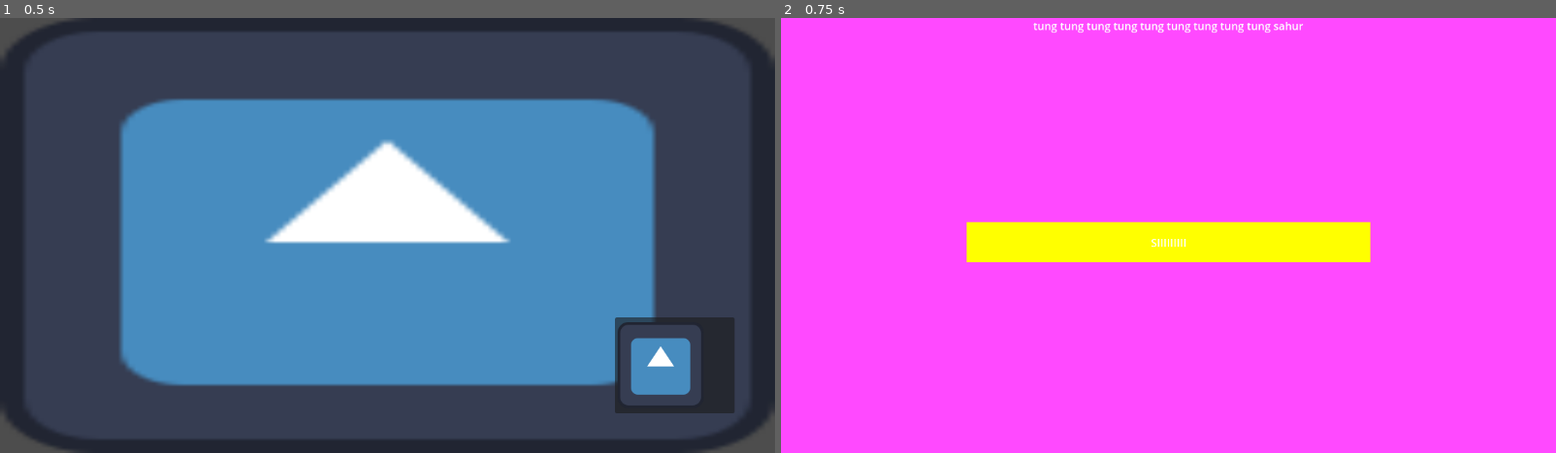
Above: before the commit, frames 1-2 (left to right).
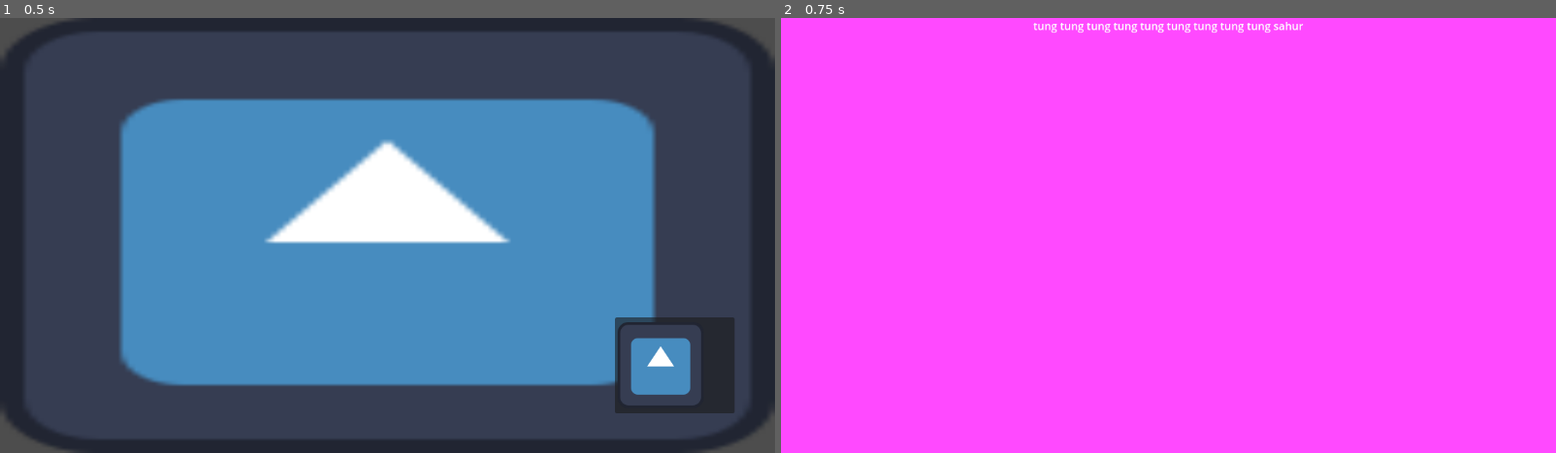
Above: after the commit, the same moments.

Repository: FedericoRigolon/LoSapeviChe
Game: Godot game, scene res://scenes/main.tscn
Two runs of this game, one before a commit and one after it. Both use one fixed random seed, a clock stepped at 60 frames per second and the inputs below. The engine's default icon, where the game draws it, is replaced by a stand-in: a white triangle on a blue panel in a dark square.
Inputs (mouse positions are in pixels of both pictures, inside the frame that each line leads up to):
- Up to frame 1 (0.5 s): no input
- Up to frame 2 (0.75 s): click (1455, 366) at 0.5 s

Frame 1 is identical in both runs. In frame 2, 4.9% of the frame differs, in the area x 23-77%, y 46-57%.
Error before the commit: Attempt to call function 'set_text' in base 'null instance' on a null instance. (res://scripts/answer.gd:21)
Error after the commit: Invalid call. Nonexistent function 'setup' in base 'Button'. (res://scripts/main.gd:41)

Commit message:
trapezio button

Diff:
--- /dev/null
+++ b/lo_sapevi_che/art/styles/button_shader.gdshader
@@ -0,0 +1,57 @@
+shader_type canvas_item;
+
+uniform float top_inclination : hint_range(-0.3, 0.3) = 0.115;
+uniform float left_margin : hint_range(0.0, 0.4) = 0.08;
+uniform float right_margin : hint_range(0.0, 0.4) = 0.07;
+uniform float smoothness : hint_range(0.001, 0.01) = 0.002;
+
+void fragment() {
+    vec2 uv = UV;
+    float x = uv.x;
+    float y = uv.y;
+
+    // Definisco i 4 vertici del trapezio (base superiore più larga)
+    float bottom_left_x = left_margin;    // Base inferiore ristretta
+    float bottom_left_y = 1.0;
+
+    float bottom_right_x = 1.0 - right_margin;  // Base inferiore ristretta
+    float bottom_right_y = 1.0;
+
+    float top_left_x = 0.0;              // Base superiore larga
+    float top_left_y = top_inclination;  // Inclinata
+
+    float top_right_x = 1.0;             // Base superiore larga
+    float top_right_y = 0.0;
+
+    // RETTA 1: Lato sinistro (da bottom_left a top_left)
+    // y = mx + q
+    float m1 = (top_left_y - bottom_left_y) / (top_left_x - bottom_left_x);
+    float q1 = bottom_left_y - m1 * bottom_left_x;
+    float line1_y = m1 * x + q1;
+    bool right_of_line1 = x >= top_left_x * (1.0 - y) + bottom_left_x * y;  // A destra del lato sinistro
+
+    // RETTA 2: Lato superiore (da top_left a top_right)
+    float m2 = (top_right_y - top_left_y) / (top_right_x - top_left_x);
+    float q2 = top_left_y - m2 * top_left_x;
+    float line2_y = m2 * x + q2;
+    bool below_line2 = y >= line2_y;  // Sotto il lato superiore
+
+    // RETTA 3: Lato destro (da top_right a bottom_right)
+    float m3 = (bottom_right_y - top_right_y) / (bottom_right_x - top_right_x);
+    float q3 = top_right_y - m3 * top_right_x;
+    float line3_y = m3 * x + q3;
+    bool left_of_line3 = x <= top_right_x * (1.0 - y) + bottom_right_x * y;  // A sinistra del lato destro
+
+    // RETTA 4: Lato inferiore (orizzontale)
+    bool above_line4 = y <= 1.0;  // Sopra la base inferiore
+
+    // Controllo se il punto è dentro tutte le 4 rette
+    bool inside = right_of_line1 && below_line2 && left_of_line3 && above_line4;
+
+    if (!inside) {
+        discard;
+    }
+
+
+
+}
--- /dev/null
+++ b/lo_sapevi_che/art/styles/button_theme.tres
@@ -0,0 +1,10 @@
+[gd_resource type="Theme" load_steps=2 format=3 uid="uid://c1rhwwq2ipcrr"]
+
+[sub_resource type="StyleBoxFlat" id="StyleBoxFlat_ud5lw"]
+bg_color = Color(1, 0.831373, 0, 1)
+border_color = Color(0, 0, 0, 1)
+
+[resource]
+Button/colors/font_color = Color(0, 0, 0, 1)
+Button/styles/focus = null
+Button/styles/hover_pressed_mirrored = SubResource("StyleBoxFlat_ud5lw")
--- a/lo_sapevi_che/project.godot
+++ b/lo_sapevi_che/project.godot
@@ -11,7 +11,7 @@
 [application]
 
 config/name="LoSapeviChe"
-run/main_scene="uid://cjr3l27r8gvnr"
+run/main_scene="uid://csp5k6exdjyu4"
 config/features=PackedStringArray("4.4", "Mobile")
 config/icon="res://icon.svg"
 
--- a/lo_sapevi_che/scenes/answer.tscn
+++ b/lo_sapevi_che/scenes/answer.tscn
@@ -1,35 +1,63 @@
-[gd_scene format=3 uid="uid://baisvneyhehff"]
+[gd_scene load_steps=7 format=3 uid="uid://baisvneyhehff"]
 
-[node name="Answer" type="ColorRect"]
+[ext_resource type="Shader" uid="uid://dvfqmb21076s8" path="res://art/styles/button_shader.gdshader" id="1_rpycv"]
+
+[sub_resource type="ShaderMaterial" id="ShaderMaterial_fbhu7"]
+shader = ExtResource("1_rpycv")
+shader_parameter/top_inclination = 0.18
+shader_parameter/left_margin = 0.1
+shader_parameter/right_margin = 0.08
+shader_parameter/smoothness = 0.002
+
+[sub_resource type="StyleBoxFlat" id="StyleBoxFlat_fbhu7"]
+bg_color = Color(1, 0.831373, 0, 1)
+
+[sub_resource type="StyleBoxFlat" id="StyleBoxFlat_rpycv"]
+bg_color = Color(1, 0.745098, 0, 1)
+
+[sub_resource type="StyleBoxFlat" id="StyleBoxFlat_kolil"]
+bg_color = Color(1, 0.831373, 0, 1)
+
+[sub_resource type="Theme" id="Theme_rpycv"]
+Button/styles/disabled = null
+Button/styles/hover = SubResource("StyleBoxFlat_fbhu7")
+Button/styles/normal = SubResource("StyleBoxFlat_rpycv")
+Button/styles/pressed = SubResource("StyleBoxFlat_kolil")
+
+[node name="Answer" type="Button"]
+material = SubResource("ShaderMaterial_fbhu7")
 anchors_preset = 8
 anchor_left = 0.5
 anchor_top = 0.5
 anchor_right = 0.5
 anchor_bottom = 0.5
-offset_left = -300.0
+offset_left = -140.0
 offset_top = -20.0
-offset_right = 300.0
-offset_bottom = 40.0
+offset_right = 140.0
+offset_bottom = 60.0
 grow_horizontal = 2
 grow_vertical = 2
 size_flags_horizontal = 3
 size_flags_vertical = 3
-color = Color(1, 1, 0, 1)
+focus_mode = 0
+theme = SubResource("Theme_rpycv")
+text = "
+"
 
-[node name="AnswerText" type="Label" parent="."]
+[node name="Text" type="Label" parent="."]
 layout_mode = 1
 anchors_preset = 8
 anchor_left = 0.5
 anchor_top = 0.5
 anchor_right = 0.5
 anchor_bottom = 0.5
-offset_left = -26.5
+offset_left = -15.5
 offset_top = -11.5
-offset_right = 26.5
+offset_right = 15.5
 offset_bottom = 11.5
 grow_horizontal = 2
 grow_vertical = 2
-text = "SIIIIIIIII"
+text = "hhh"
 horizontal_alignment = 1
 
 [node name="AnswerSound" type="AudioStreamPlayer" parent="."]
--- a/lo_sapevi_che/scripts/answer.gd
+++ b/lo_sapevi_che/scripts/answer.gd
@@ -18,10 +18,10 @@
 	self.answer_clicked.disconnect(get_parent()._on_answer_clicked)
 
 func set_text(text: String):
-	$Text.set_text(text)
+	$AnswerText.set_text(text)
 
 func get_text() -> String:
-	return $Text.get_text()
+	return $AnswerText.get_text()
 
 func _set_sound(path_to_sound: String) -> void:
 	var sound = load(path_to_sound)
Not shown: 1 places in lo_sapevi_che/scenes/main.tscn that only renumber resources
Not shown: 1 places in lo_sapevi_che/scenes/menu.tscn that only renumber resources
Not shown: 1 places in lo_sapevi_che/scenes/question.tscn that only renumber resources
Not shown: 1 places in lo_sapevi_che/scenes/round.tscn that only renumber resources
